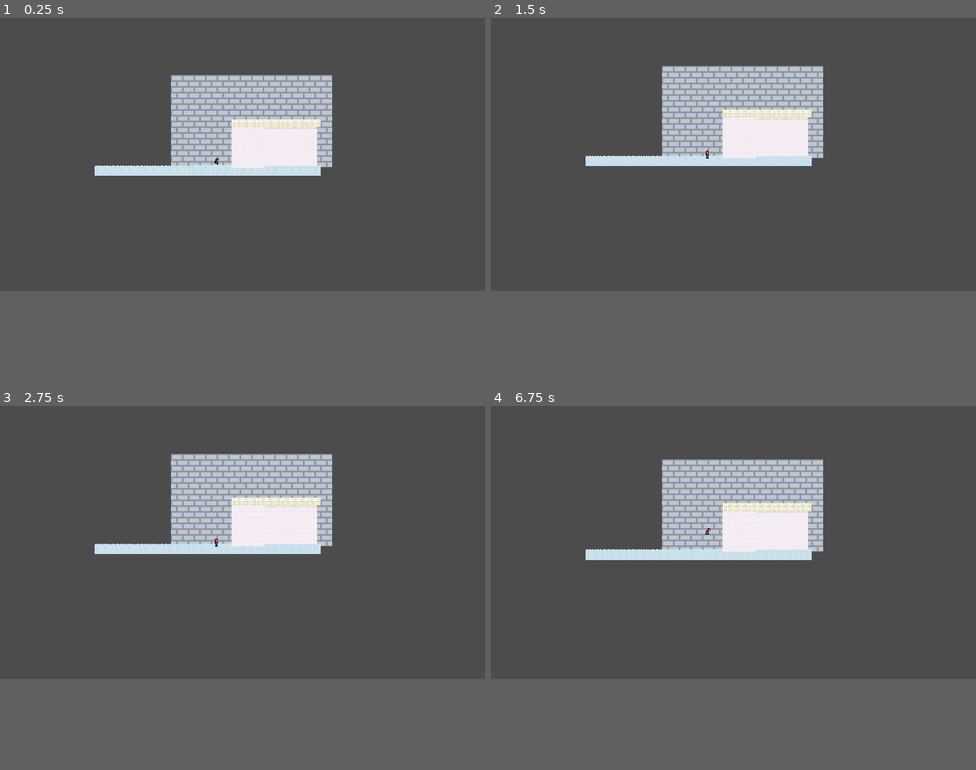
Above: before the commit, frames 1-4 (two rows, left to right).
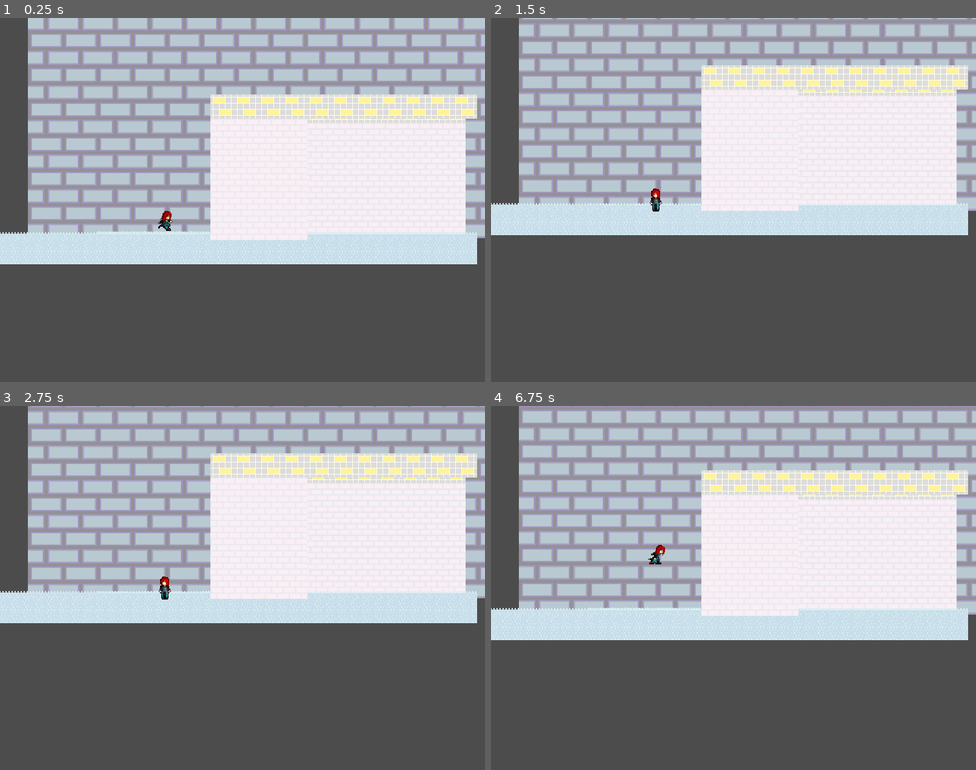
Above: after the commit, the same moments.

Repository: Jantho1990/Pseudo-3D-Layer-Test
Game: Godot game, scene res://maps/TestPseudo3D/TestPseudo3DMap.tscn
Same seed, same stepped clock (60 frames per second), same inputs: the game is played once before the commit and once after it.
Inputs (mouse positions are in pixels of both pictures, inside the frame that each line leads up to):
- Up to frame 1 (0.25 s): no input
- Up to frame 2 (1.5 s): tap Enter (start_dialogue_test) at 0.5, 0.6 s; move the mouse to (840, 141) at 0.52 s; hold E (rotate_right) 0.53-1.25 s; click (840, 141) at 0.67 s; tap Space (ui_select) at 0.77 s; drag from (636, 167) to (709, 207) at 1.27 s
- Up to frame 3 (2.75 s): move the mouse to (291, 482) at 2.02 s; hold E (rotate_right) from 2.03 s (still down); tap Enter (start_dialogue_test) at 2.1 s
- Up to frame 4 (6.75 s): release E (rotate_right) at 2.75 s; tap Enter (start_dialogue_test) at 2.75, 3.5, 3.6, 4.25, 5, 5.1, 5.75, 6.6 s; drag from (709, 595) to (588, 500) at 2.77 s; move the mouse to (879, 584) at 3.52 s; hold Q (rotate_left) 3.53-4.25 s; tap Space (ui_select) at 3.77 s; drag from (588, 500) to (660, 475) at 4.27 s; move the mouse to (757, 544) at 5.02 s; hold Down (ui_down) 5.03-5.75 s; click (757, 544) at 5.17 s; drag from (660, 475) to (636, 555) at 5.77 s; move the mouse to (840, 529) at 6.52 s; hold Up (ui_up) from 6.53 s (still down)
In our replay, the window is 800x450 before the commit and 800x600 after it. These sizes can differ from the game's own. Grey fills any space a smaller window leaves; there, only what the larger window draws over its background counts as a difference.

The runs differ from the first frame. In frame 1, 61% of the frame differs, in the area x 0-100%, y 0-68%; in frame 2, 54%; in frame 3, 54%; in frame 4, 58%.

Commit message:
disabled player gravity to fix jitter issue

Diff:
--- a/entities/3D/players/ScaleTest/ScaleTestCharacter.gd
+++ b/entities/3D/players/ScaleTest/ScaleTestCharacter.gd
@@ -38,7 +38,8 @@
 
 
 func _physics_process(delta):
-  velocity += gravity * delta
+  # if not is_on_floor():
+  #   velocity += gravity * delta
   get_input()
   # animate()
   # if not moving: Animator.stop()
--- a/entities/3D/players/ScaleTest/ScaleTestCharacter.tscn
+++ b/entities/3D/players/ScaleTest/ScaleTestCharacter.tscn
@@ -10,7 +10,6 @@
 [ext_resource path="res://entities/3D/players/ScaleTest/test_character_64_with_turns.png" type="Texture" id=8]
 
 [sub_resource type="BoxShape" id=1]
-extents = Vector3( 0.334268, 0.890771, 0.0652516 )
 
 [node name="ScaleTestCharacter" type="KinematicBody"]
 script = ExtResource( 1 )
@@ -60,7 +59,7 @@
 hframes = 4
 
 [node name="CollisionShape" type="CollisionShape" parent="."]
-transform = Transform( 1, 0, 0, 0, 1, 0, 0, 0, 1, 0, -0.0216604, 0 )
+transform = Transform( 0.280764, 0, 0, 0, 0.904893, 0, 0, 0, 0.111314, 0, -0.0567125, 0 )
 shape = SubResource( 1 )
 
 [node name="Camera" type="ClippedCamera" parent="."]
--- a/maps/ScaleTest/ScaleTestMap.tscn
+++ b/maps/ScaleTest/ScaleTestMap.tscn
@@ -18,7 +18,7 @@
 cell_size = Vector3( 1, 1, 1 )
 cell_center_y = false
 data = {
-"cells": PoolIntArray( 0, 0, 786433, 1, 0, 537657345, 2, 0, 786433, 65533, 0, 786433, 65534, 0, 786433, 65535, 0, 786433, 0, 1, 786433, 1, 1, 537657345, 2, 1, 537657345, 65533, 1, 786433, 65534, 1, 786433, 65535, 1, 786433, 0, 2, 786433, 1, 2, 786433, 2, 2, 786433, 65533, 2, 786433, 65534, 2, 786433, 65535, 2, 786433, 0, 3, 786433, 1, 3, 786433, 2, 3, 786433, 65533, 3, 786433, 65534, 3, 786433, 65535, 3, 786433, 0, 4, 786433, 1, 4, 537657345, 2, 4, 786433, 65533, 4, 786433, 65534, 4, 786433, 65535, 4, 786433, 0, 65533, 786433, 1, 65533, 786433, 2, 65533, 786433, 65533, 65533, 786433, 65534, 65533, 786433, 65535, 65533, 786433, 0, 65534, 537657345, 1, 65534, 786433, 2, 65534, 786433, 65 …(184 unchanged characters)…
+"cells": PoolIntArray( 0, 0, 786433, 1, 0, 786433, 2, 0, 786433, 65533, 0, 786433, 65534, 0, 786433, 65535, 0, 786433, 0, 1, 786433, 1, 1, 786433, 2, 1, 786433, 65533, 1, 786433, 65534, 1, 786433, 65535, 1, 786433, 0, 2, 537657345, 1, 2, 786433, 2, 2, 786433, 65533, 2, 786433, 65534, 2, 786433, 65535, 2, 786433, 0, 3, 786433, 1, 3, 786433, 2, 3, 786433, 65533, 3, 786433, 65534, 3, 786433, 65535, 3, 786433, 0, 4, 786433, 1, 4, 786433, 2, 4, 786433, 65533, 4, 786433, 65534, 4, 786433, 65535, 4, 786433, 0, 65533, 786433, 1, 65533, 786433, 2, 65533, 786433, 65533, 65533, 786433, 65534, 65533, 786433, 65535, 65533, 786433, 0, 65534, 786433, 1, 65534, 786433, 2, 65534, 786433, 65 …(184 unchanged characters)…
 }
 __meta__ = {
 "_editor_clip_": 0
@@ -29,7 +29,7 @@
 cell_size = Vector3( 1, 1, 1 )
 cell_center_x = false
 data = {
-"cells": PoolIntArray( 3, 0, 538312707, 65533, 0, 1441795, 65539, 0, 1441795, 131069, 0, 1441795, 131075, 0, 1441795, 196605, 0, 1441795, 3, 1, 1441795, 65533, 1, 1441795, 65539, 1, 1441795, 131069, 1, 1441795, 131075, 1, 1441795, 196605, 1, 1441795, 3, 2, 1441795, 65533, 2, 1441795, 65539, 2, 1441795, 131069, 2, 1441795, 131075, 2, 1441795, 196605, 2, 1441795, 3, 65533, 1441795, 65533, 65533, 1441795, 65539, 65533, 1441795, 131069, 65533, 1441795, 131075, 65533, 1441795, 196605, 65533, 1441795, 3, 65534, 1441795, 65533, 65534, 1441795, 65539, 65534, 1441795, 131069, 65534, 1441795, 131075, 65534, 1441795, 196605, 65534, 1441795, 3, 65535, 1441795, 65533, 65535, 14417 …(99 unchanged characters)…
+"cells": PoolIntArray( 3, 0, 1441795, 65533, 0, 1441795, 65539, 0, 1441795, 131069, 0, 1441795, 131075, 0, 1441795, 196605, 0, 1441795, 3, 1, 1441795, 65533, 1, 1441795, 65539, 1, 1441795, 131069, 1, 1441795, 131075, 1, 1441795, 196605, 1, 1441795, 3, 2, 1441795, 65533, 2, 1441795, 65539, 2, 1441795, 131069, 2, 1441795, 131075, 2, 1441795, 196605, 2, 1441795, 3, 65533, 1441795, 65533, 65533, 1441795, 65539, 65533, 1441795, 131069, 65533, 1441795, 131075, 65533, 1441795, 196605, 65533, 1441795, 3, 65534, 1441795, 65533, 65534, 1441795, 65539, 65534, 1441795, 131069, 65534, 1441795, 131075, 65534, -1609170941, 196605, 65534, 538312707, 3, 65535, 1441795, 65533, 65535, 14417 …(99 unchanged characters)…
 }
 __meta__ = {
 "_editor_clip_": 0,
@@ -53,7 +53,7 @@
 cell_size = Vector3( 1, 1, 1 )
 cell_center_y = false
 data = {
-"cells": PoolIntArray( 196608, 0, 1507330, 196609, 0, 1507330, 196610, 0, 538378242, 262141, 0, 1507330, 262142, 0, 1507330, 262143, 0, 1507330, 196608, 1, 1507330, 196609, 1, 1507330, 196610, 1, 1507330, 262141, 1, 1507330, 262142, 1, 1507330, 262143, 1, 1507330, 196608, 2, 1507330, 196609, 2, 1507330, 196610, 2, 1507330, 262141, 2, 1507330, 262142, 2, 1507330, 262143, 2, 1507330, 196608, 65533, 1507330, 196609, 65533, 1507330, 196610, 65533, 1507330, 262141, 65533, 1507330, 262142, 65533, 1507330, 262143, 65533, 1507330, 196608, 65534, 538378242, 196609, 65534, 1507330, 196610, 65534, …(226 unchanged characters)…
+"cells": PoolIntArray( 196608, 0, 1507330, 196609, 0, 1507330, 196610, 0, 1507330, 262141, 0, 1507330, 262142, 0, 1507330, 262143, 0, 1507330, 196608, 1, 1507330, 196609, 1, 1507330, 196610, 1, 1507330, 262141, 1, 1507330, 262142, 1, 1507330, 262143, 1, 1507330, 196608, 2, 1507330, 196609, 2, 1507330, 196610, 2, 1507330, 262141, 2, 1507330, 262142, 2, 1507330, 262143, 2, 1507330, 196608, 65533, 1507330, 196609, 65533, 1507330, 196610, 65533, 1507330, 262141, 65533, 1507330, 262142, 65533, 1507330, 262143, 65533, 1507330, 196608, 65534, 1507330, 196609, 65534, 1507330, 196610, 65534, …(226 unchanged characters)…
 }
 __meta__ = {
 "_editor_clip_": 0,
@@ -61,7 +61,7 @@
 }
 
 [node name="ScaleTestCharacter" parent="." instance=ExtResource( 2 )]
-transform = Transform( 1, 0, 0, 0, 1, 0, 0, 0, 1, 0, 1.16416, 0 )
+transform = Transform( 1, 0, 0, 0, 1, 0, 0, 0, 1, 0, 0.995072, 0 )
 free_direction = false
 
 [node name="Bed" parent="." instance=ExtResource( 3 )]
--- a/project.godot
+++ b/project.godot
@@ -221,10 +221,10 @@
 
 [display]
 
-window/size/width=1920
-window/size/height=1080
-window/size/test_width=1920
-window/size/test_height=1080
+window/size/width=640
+window/size/height=480
+window/size/test_width=1024
+window/size/test_height=600
 window/stretch/mode="2d"
 window/stretch/aspect="keep"
 
Not shown, changed: entities/3D/objects/Bed/test_bed_64.png.import
Not shown, changed: meshes/SmallHouse/SmallHouse.meshlib
